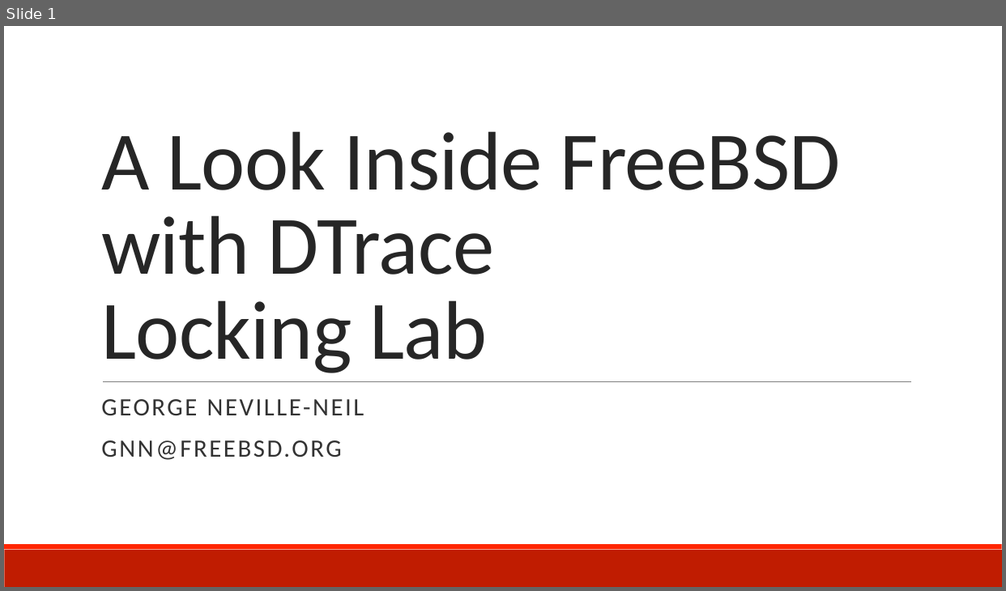
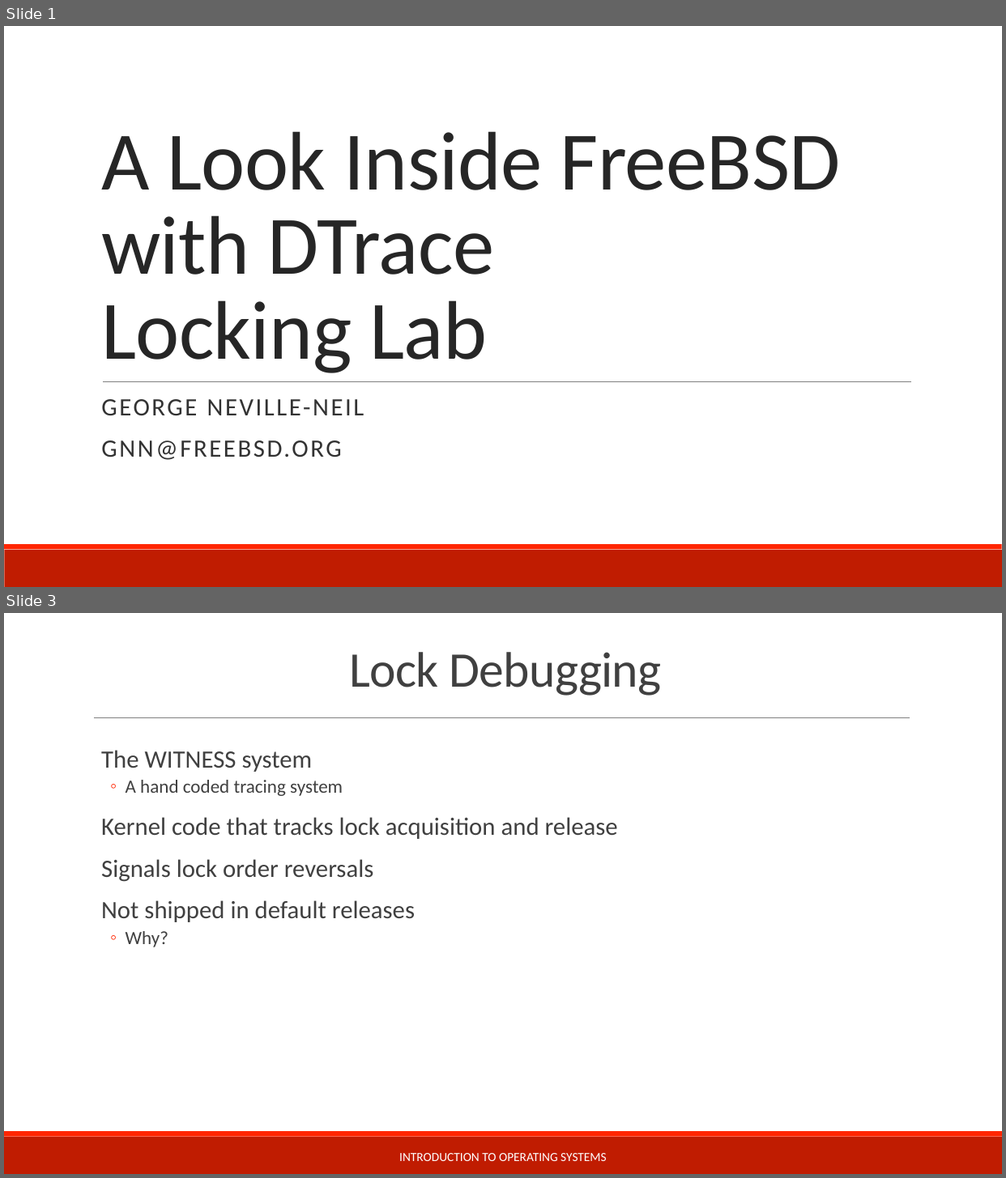
Before and after one commit to teachbsd/course, a slide deck: undergraduate/labs/locking.pptx. Shown one above the other, each under a label of ours: slide 1 before the commit, slides 1 and 3 after it; the slides between them are not shown. The pictures are 1006x591 and 1006x1178 pixels, drawn with LibreOffice and Linux fonts; fonts in the diff are those of the drawing; background and template pictures are left out. Boxes give left, top, right and bottom in pixels: in the first picture for what was removed or moved away, otherwise in the second. Text is boxed around its words. In the diff, an @@ line names an element or a change of style, - is before the commit and + after.

```diff
--- a/undergraduate/labs/locking.pptx
+++ b/undergraduate/labs/locking.pptx
@@ slide 3 added at [4,613,1002,1174], background #FFFFFF; not listed: 2 template elements that a slide beside it also shows @@
@@ title added at [349,652,662,696], 48 pt, text #404040 @@
+Lock Debugging
@@ line added from (94, 717) to (910, 717), #808080 0.5 pt @@
@@ text added at [101,750,618,948], 24 pt, text #404040 @@
+  The WITNESS system
+  ◦ A hand coded tracing system
+  Kernel code that tracks lock acquisition and release
+  Signals lock order reversals
+  Not shipped in default releases
+  ◦ Why?
@@ text added at [399,1153,606,1161], 12 pt, text #FFFFFF @@
+INTRODUCTION TO OPERATING SYSTEMS
```
Also in this commit, not shown: 1 slide changed, 2 other slides added, 4 other files.
